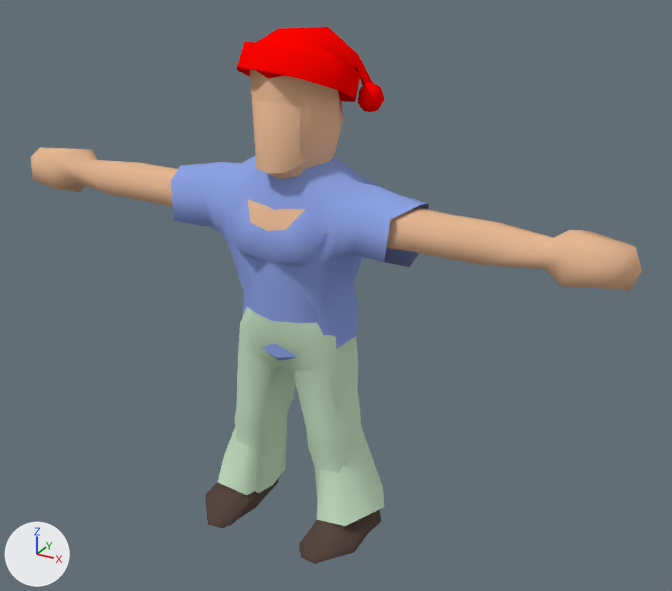
The Blender file Blends/Characters.blend as it was, and as the next commit left it.
The view is the same before and after, from a camera (50 mm lens) standing at (0.787, -1.291, 1.098) and looking at (0.067, 0.018, 0.444). The axes (+X, +Y, +Z) are drawn at lower left. The lights are the same throughout.

Script lines for the objects in view, before the commit:
```python
me_cube = bpy.data.meshes.new('Cube')
me_cube.from_pydata(...)  # 385 vertices, 318 faces; spans x -0.579..0.579, y -0.14..0.088, z 0.0..0.879
me_cube.polygons.foreach_set('use_smooth', [True] * 318)
# faces by material slot: [110, 76, 72, 48, 12]
me_cube.materials.append(mat_skin)  # beige #e7b994
me_cube.materials.append(mat_shirt)  # blue #90a6e7
me_cube.materials.append(mat_pants)  # white #cce7c9
me_cube.materials.append(mat_shoes)  # brown #5a4944
me_cube.materials.append(mat_vcol)  # red #ff0500
me_female = bpy.data.meshes.new('Female')
me_female.from_pydata(...)  # 355 vertices, 322 faces; spans x -0.572..0.572, y -0.148..0.077, z -0.003..0.847
me_female.polygons.foreach_set('use_smooth', [True] * 322)
# faces by material slot: [134, 54, 80, 42, 12]
me_female.materials.append(mat_skin)  # beige #e7b994
me_female.materials.append(mat_shirt)  # blue #90a6e7
me_female.materials.append(mat_pants)  # white #cce7c9
me_female.materials.append(mat_shoes)  # brown #5a4944
me_female.materials.append(mat_vcol)  # red #ff0500
me_santahat = bpy.data.meshes.new('SantaHat')
me_santahat.from_pydata(...)  # 106 vertices, 107 faces; spans x -0.096..0.132, y -0.115..0.083, z 0.066..0.198
me_santahat.polygons.foreach_set('use_smooth', [True] * 107)
me_santahat.materials.append(mat_vcol)  # red #ff0500
ob_female = bpy.data.objects.new('Female', me_female)
ob_female.location = (0.0, 0.0, 0.0)
ob_male = bpy.data.objects.new('Male', me_cube)
ob_male.location = (0.0, 0.0, 0.0)
ob_santahat = bpy.data.objects.new('SantaHat', me_santahat)
ob_santahat.location = (0.0, 0.029, 0.698)
_m = ob_santahat.modifiers.new('EdgeSplit', 'EDGE_SPLIT')
_m.use_edge_angle = False
```
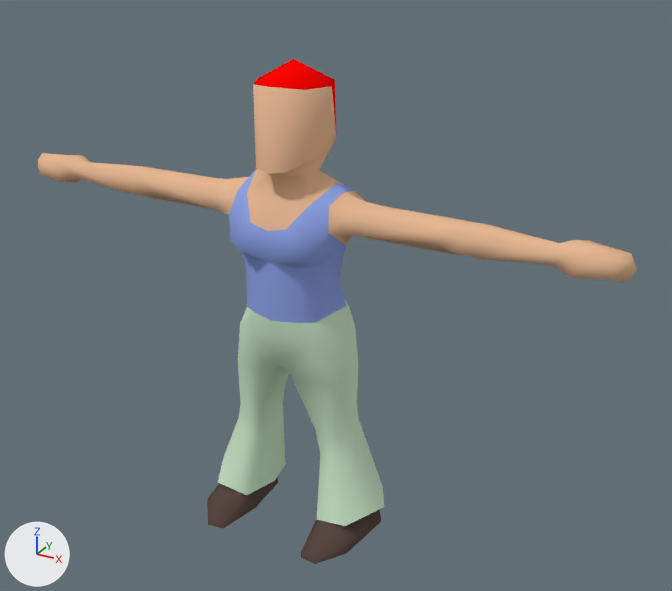
Location of each change, [x1, y1, x2, y2] in pixels of the pictures (672 x 591 px):
'Male', hidden: before [31, 69, 642, 562]
'SantaHat', hidden (red): before [237, 27, 384, 112]
'Female', unchanged, uncovered by the edit: before [208, 100, 384, 564]; after [38, 59, 637, 564]

The change in detail:
Object 'SantaHat' (ob_santahat) moves from (0.0, 0.029, 0.698) to (0.0, 0.0, 0.0).
Object 'SantaHat' (ob_santahat) is now hidden.
Object 'Male' (ob_male) is now hidden.
